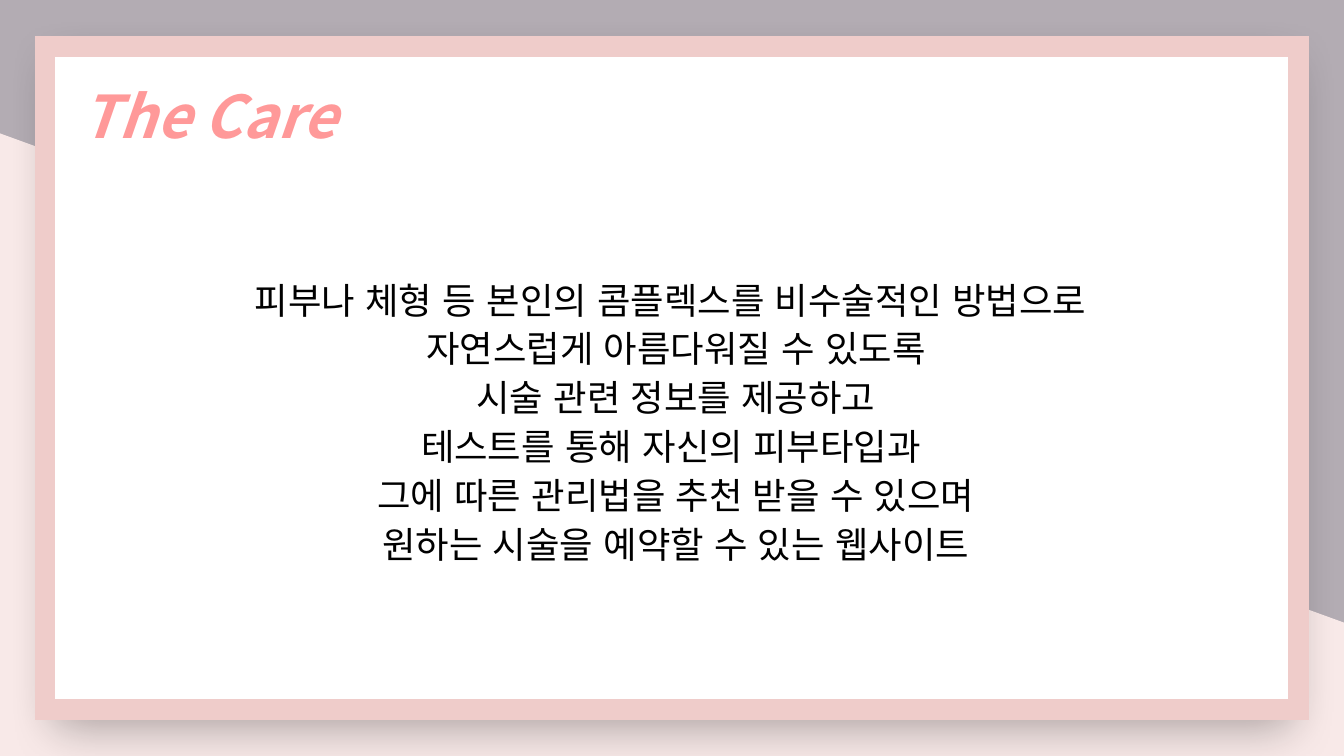
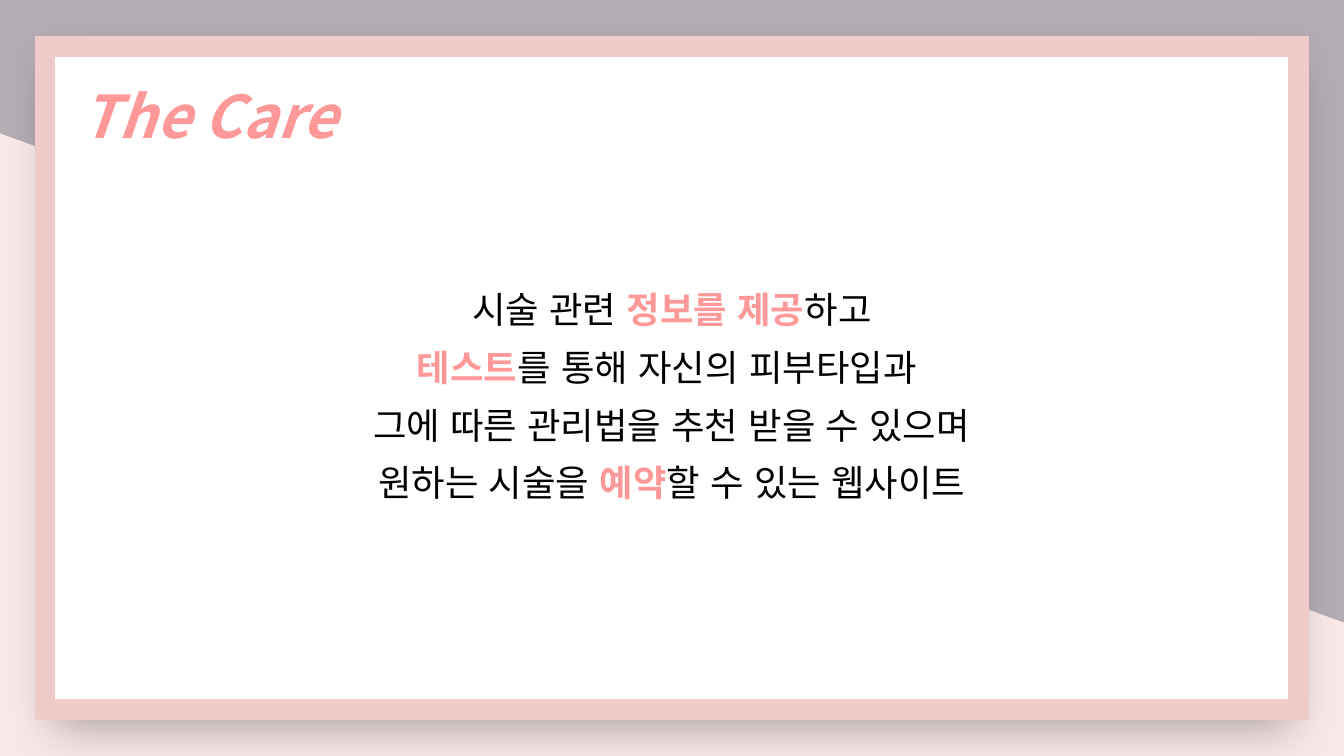
Before and after one commit to nimi2838/thecare, a slide deck: slide 3 of 졸작 기획서.pptx. Drawn at 1344x756 pixels with LibreOffice and Linux fonts; fonts in the diff are those of the drawing. Boxes give left, top, right and bottom in pixels: in the first picture for what was removed or moved away, otherwise in the second. Text is boxed around its words. In the diff, an @@ line names an element or a change of style, - is before the commit and + after.

```diff
--- a/졸작 기획서.pptx
+++ b/졸작 기획서.pptx
@@ text "시술 관련 정보를 제공하고" at [373,292,969,499]: text colour #000000 to #FF9999, bold on in "정보를 제공하고", "테스트를", "예약할"; line spacing 0.8 to 1 @@
@@ text at [255,283,1086,365]: paragraphs removed @@
-피부나 체형 등 본인의 콤플렉스를 비수술적인 방법으로
-자연스럽게 아름다워질 수 있도록
```
Also in this commit, not shown: 4 other slides changed, 17 other files.
